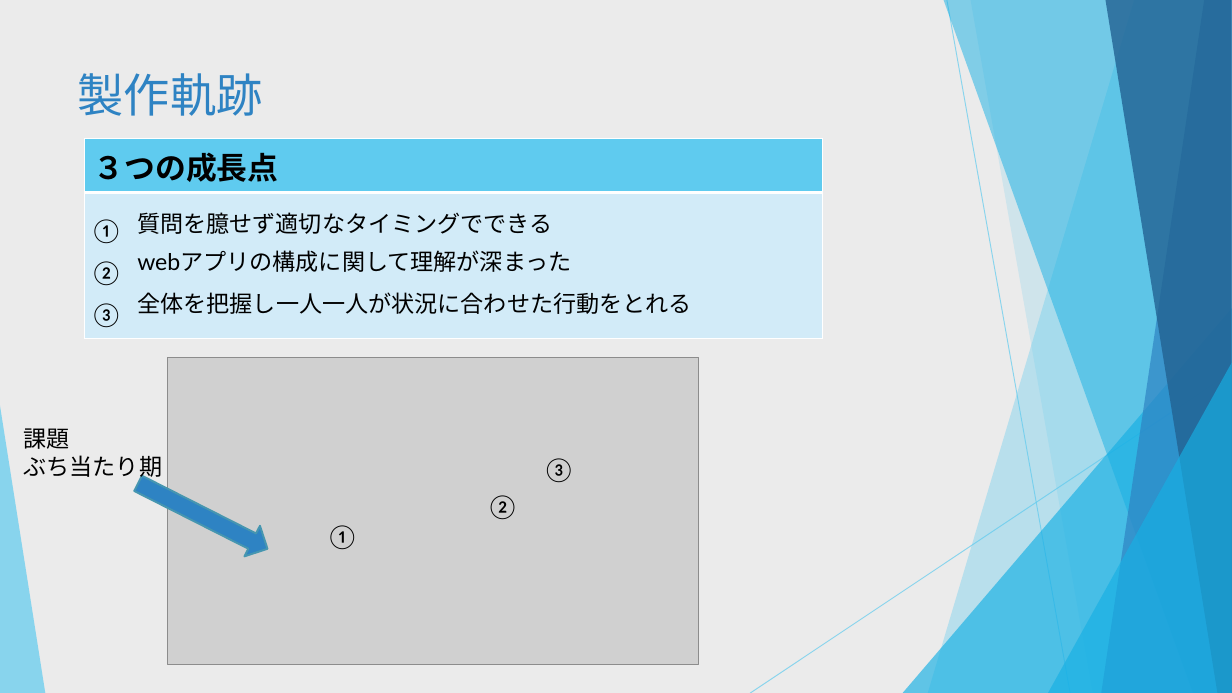
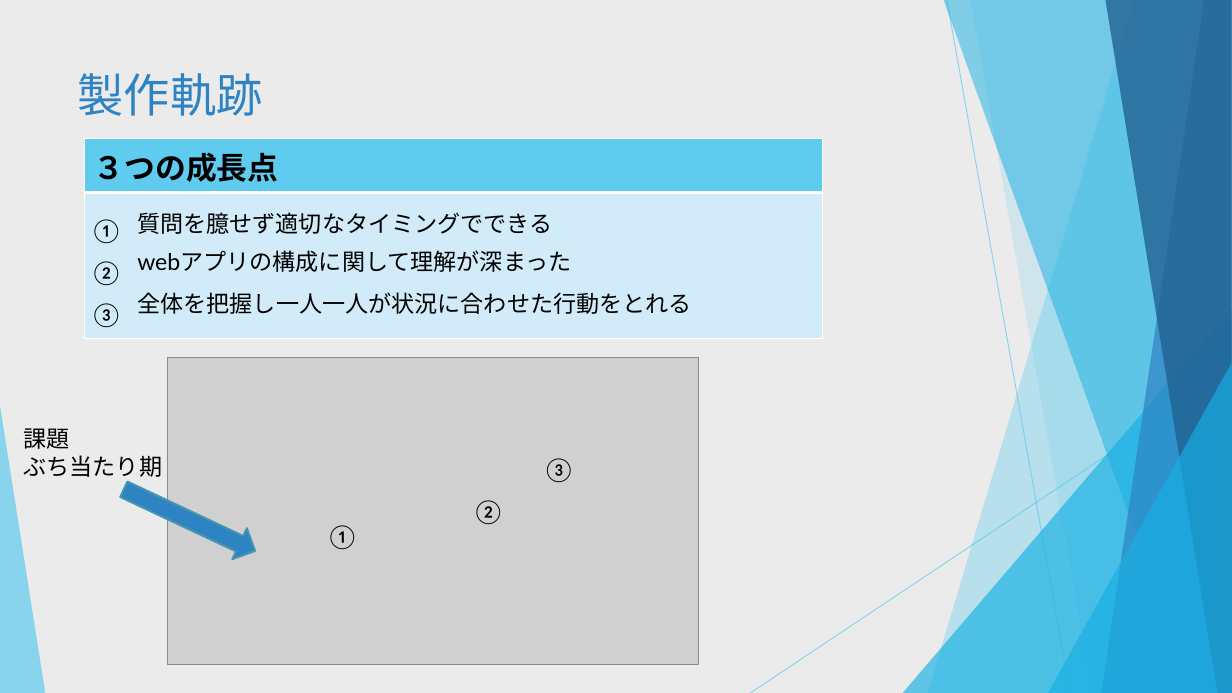
Before and after one commit to dojo2022/C-5, a slide deck: slide 20 of C5_配布資料/0630_C-5 _発表資料.pptx. Drawn at 1232x693 pixels with LibreOffice and Linux fonts; fonts in the diff are those of the drawing; grey boxes stand for pictures. Boxes give left, top, right and bottom in pixels: in the first picture for what was removed or moved away, otherwise in the second. Text is boxed around its words. In the diff, an @@ line names an element or a change of style, - is before the commit and + after.

```diff
--- a/C5_配布資料/0630_C-5 _発表資料.pptx
+++ b/C5_配布資料/0630_C-5 _発表資料.pptx
@@ down arrow at (117, 474, 263, 566): rotation 296 to 295 degrees @@
@@ text "②": place and size @@
-text "②" at (490, 495, 516, 519)
+text "②" at (476, 500, 502, 524)
```
Also in this commit, not shown: 10 other slides changed.
